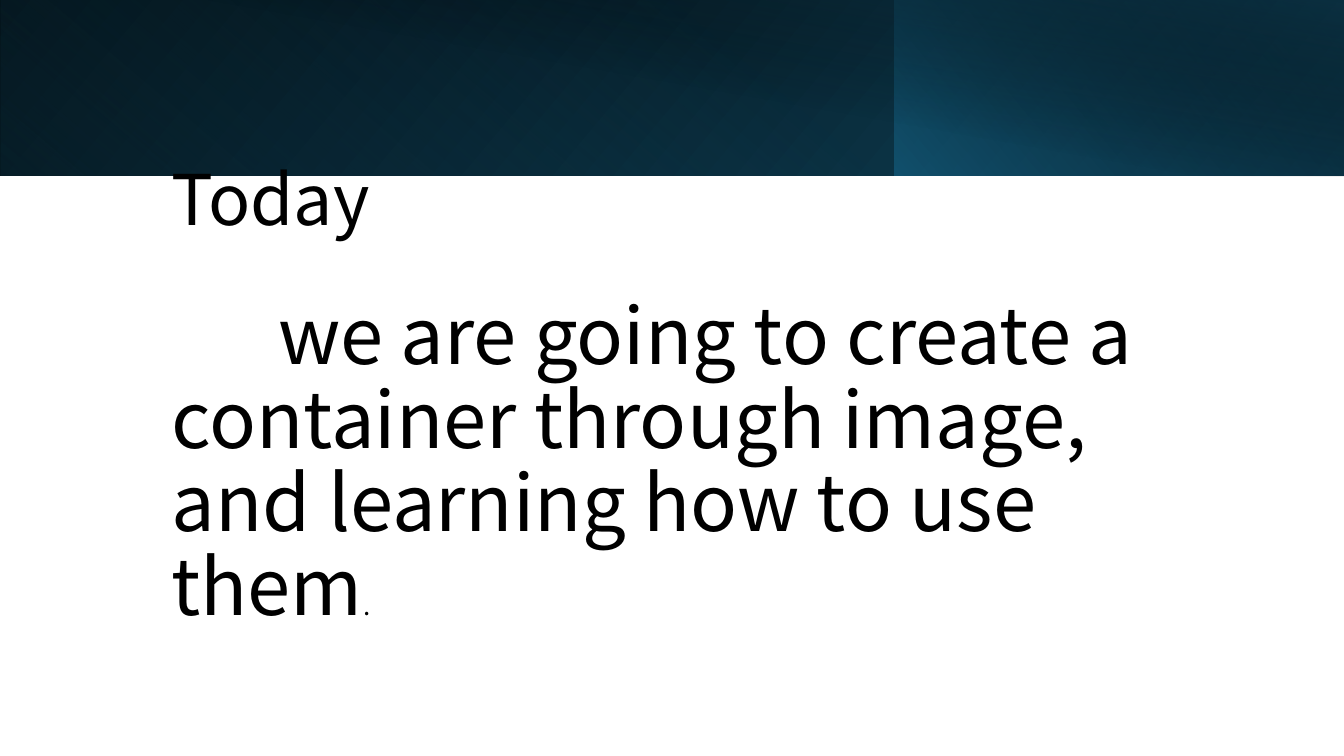
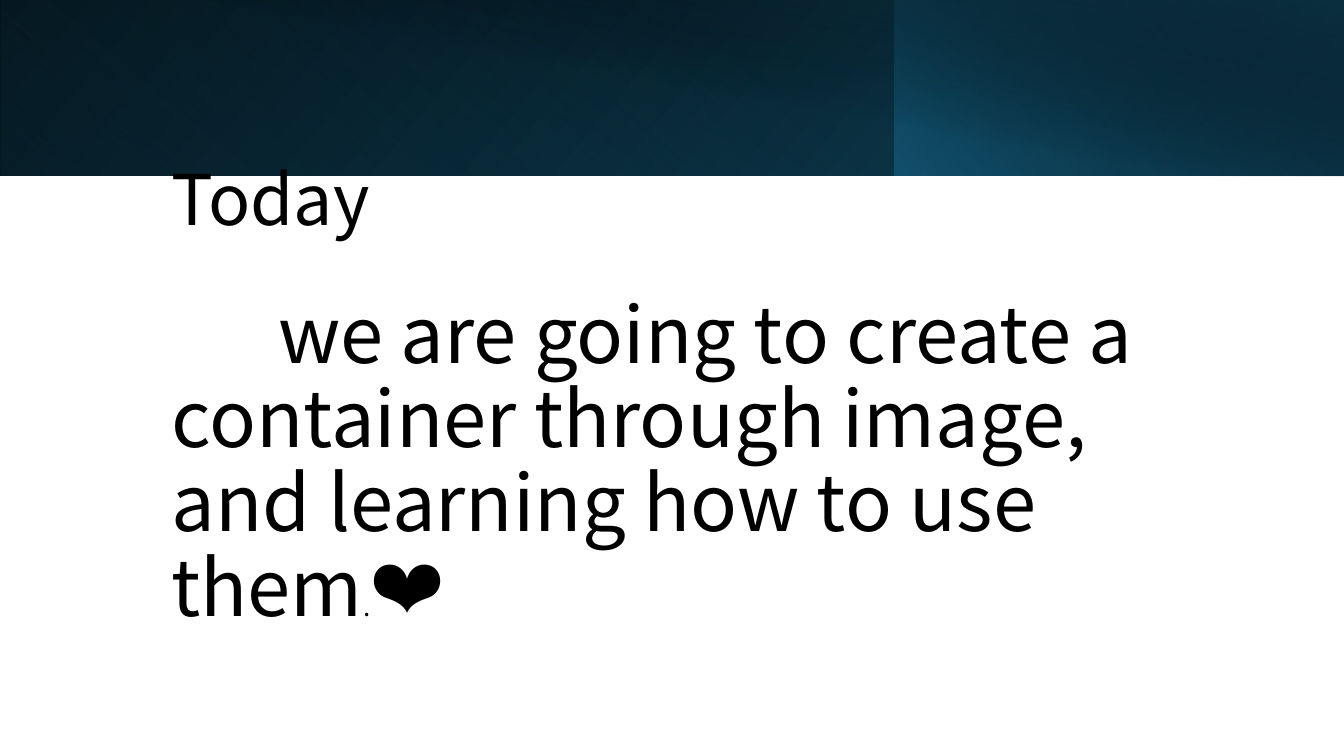
Before and after one commit to CompPsyUnion/2526-weekly-session, a slide deck: slide 6 of Contents/Docker/slide/Docker演示.pptx. Drawn at 1344x756 pixels with LibreOffice and Linux fonts; fonts in the diff are those of the drawing. Boxes give left, top, right and bottom in pixels: in the first picture for what was removed or moved away, otherwise in the second. Text is boxed around its words. In the diff, an @@ line names an element or a change of style, - is before the commit and + after.

```diff
--- a/Contents/Docker/slide/Docker演示.pptx
+++ b/Contents/Docker/slide/Docker演示.pptx
@@ text at (171, 302, 1133, 617): text changed @@
-we are going to create a container through image, and learning how to use them.
+we are going to create a container through image, and learning how to use them.❤️
```
Also in this commit, not shown: 3 other slides changed, 4 slides added, 2 slides removed, 1 other file.
